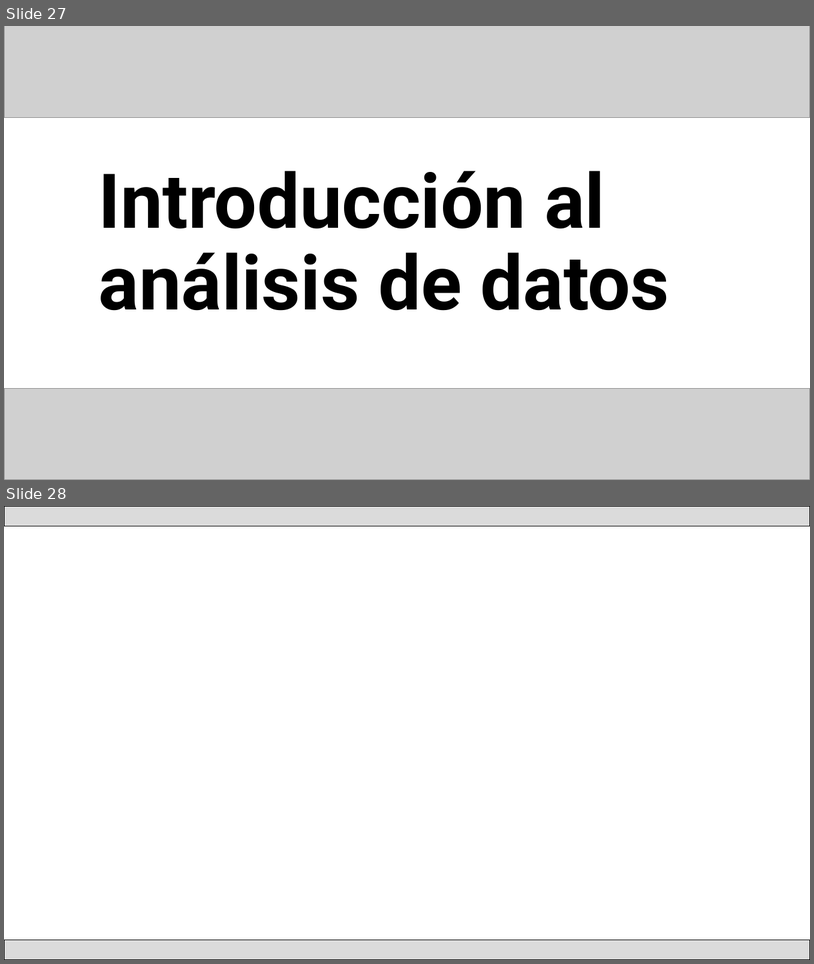
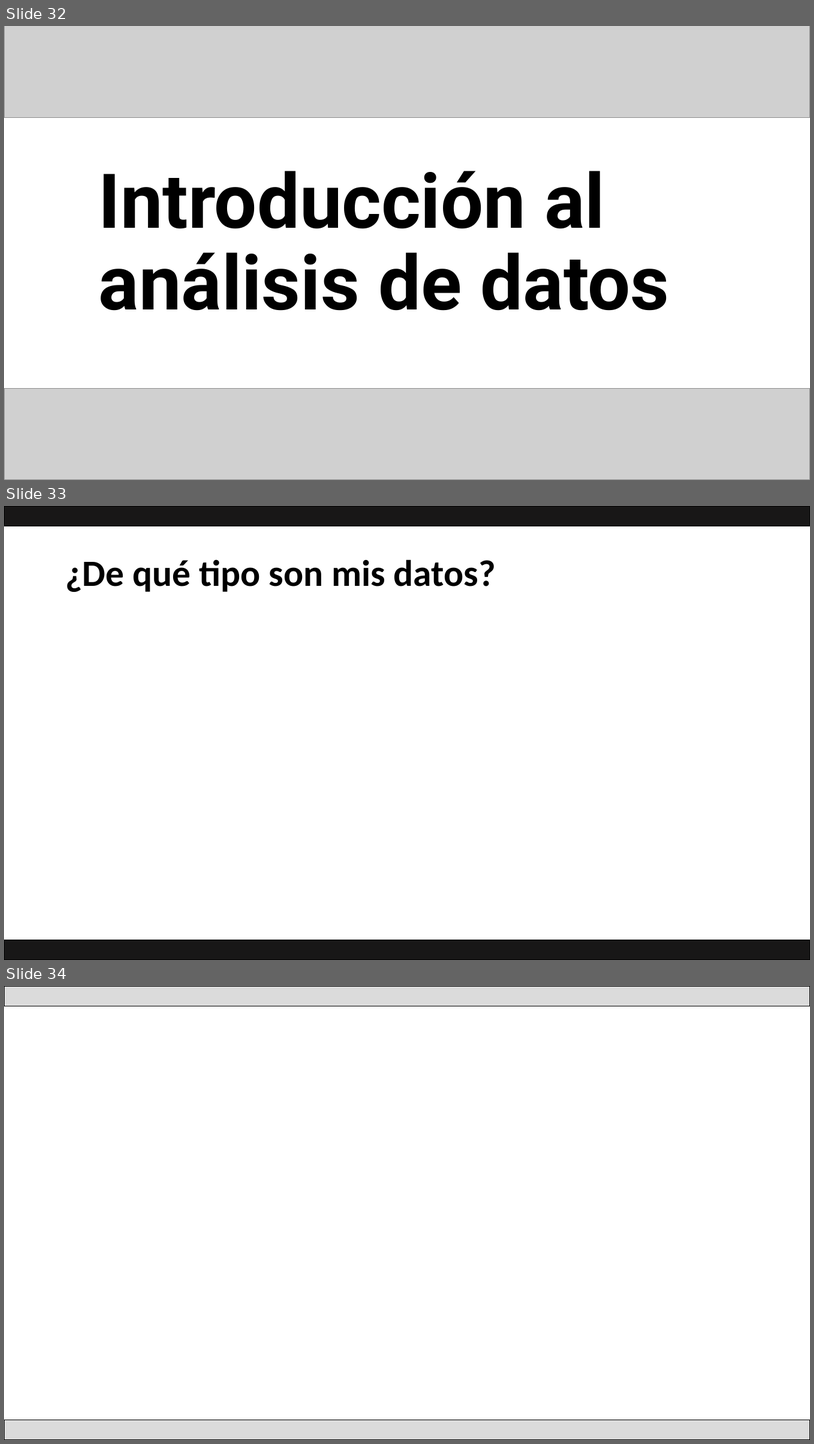
Before and after one commit to Adrifelcha/afchavez-019, a slide deck: JeanPiaget/Presentaciones/04_RecolecciónyAnálisisDatos.pptx. Shown one above the other, each under a label of ours: slides 27 and 28 before the commit, slides 32, 33 and 34 after it. The pictures are 814x964 and 814x1444 pixels, drawn with LibreOffice and Linux fonts; fonts in the diff are those of the drawing; grey boxes stand for pictures. Boxes give left, top, right and bottom in pixels: in the first picture for what was removed or moved away, otherwise in the second. Text is boxed around its words. In the diff, an @@ line names an element or a change of style, - is before the commit and + after.

```diff
--- a/JeanPiaget/Presentaciones/04_RecolecciónyAnálisisDatos.pptx
+++ b/JeanPiaget/Presentaciones/04_RecolecciónyAnálisisDatos.pptx
@@ slide 33 added at [4, 506, 810, 960], background #FFFFFF @@
@@ rectangle added at [4, 506, 810, 526], fill #181717, outline #000000 1 pt @@
@@ title added at [65, 559, 496, 592], 44 pt, text #000000, bold @@
+¿De qué tipo son mis datos?
@@ rectangle added at [4, 940, 810, 960], fill #181717, outline #000000 1 pt @@
@@ what was slide 27 is now slide 32 @@
@@ what was slide 28 is now slide 34 @@
```
Also in this commit, not shown: 4 slides changed, 6 other slides added, 1 slide removed, 6 other files.
